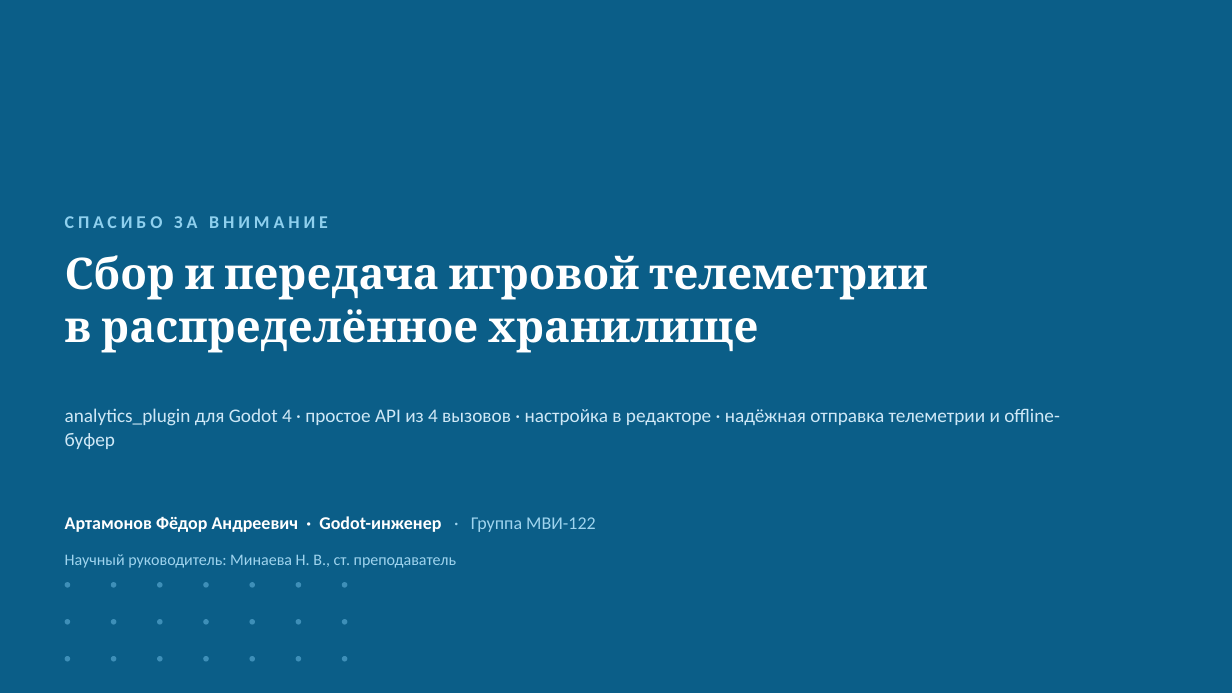
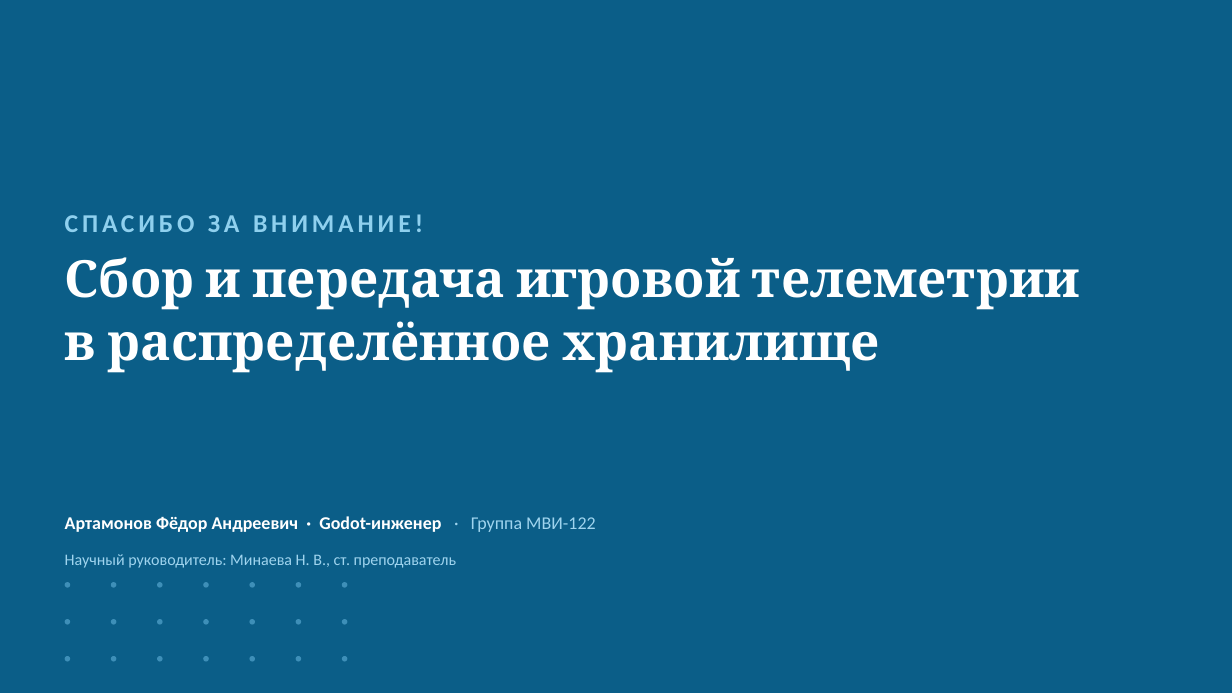
Before and after one commit to Antizi/diplom-Game_Plugs_Ai, a slide deck: slide 11 of presentations/Артамонов_ВКР_телеметрия_NEW.pptx. Drawn at 1232x693 pixels with LibreOffice and Linux fonts; fonts in the diff are those of the drawing. Boxes give left, top, right and bottom in pixels: in the first picture for what was removed or moved away, otherwise in the second. Text is boxed around its words. In the diff, an @@ line names an element or a change of style, - is before the commit and + after.

```diff
--- a/presentations/Артамонов_ВКР_телеметрия_NEW.pptx
+++ b/presentations/Артамонов_ВКР_телеметрия_NEW.pptx
@@ text at box(65, 215, 411, 232): text changed; size 14 to 20 pt @@
-СПАСИБО ЗА ВНИМАНИЕ
+СПАСИБО ЗА ВНИМАНИЕ!
@@ text "Сбор и передача игровой телеметрии" at box(65, 257, 1080, 373): size 34 to 40 pt @@
@@ text removed at box(65, 408, 1060, 449) @@
-analytics_plugin для Godot 4 · простое API из 4 вызовов · настройка в редакторе · надёжная отправка телеметрии и offline-буфер
```
Also in this commit, not shown: 10 other slides changed, 14 other files.
